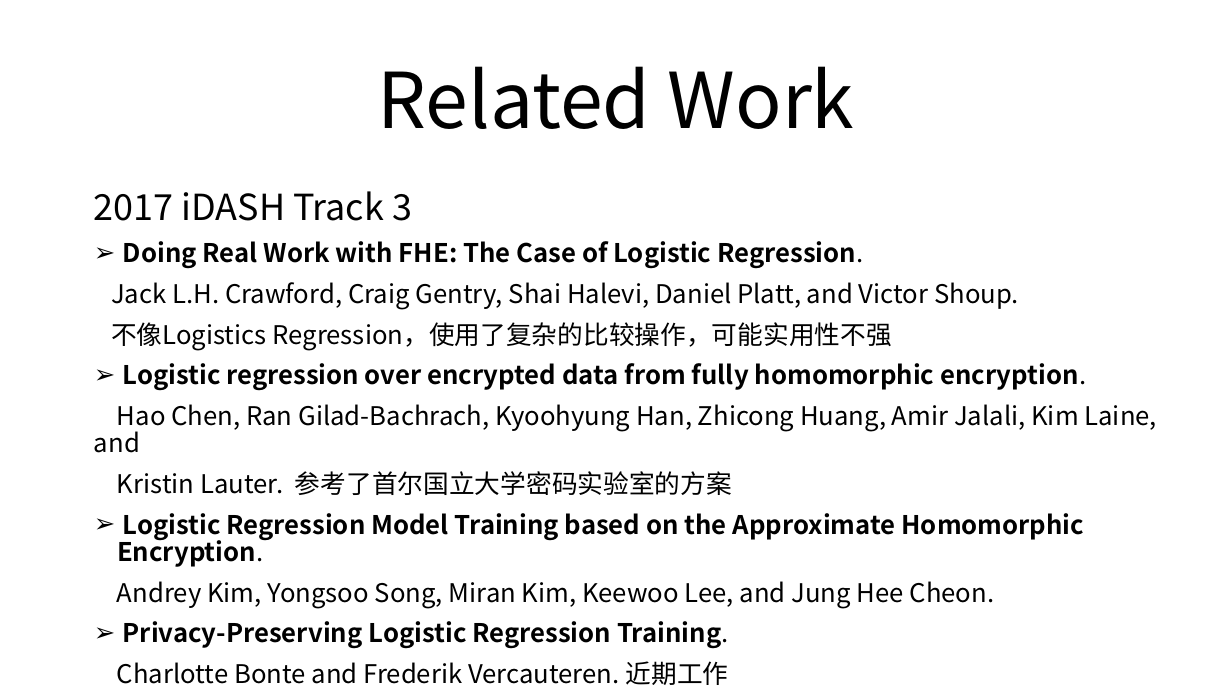
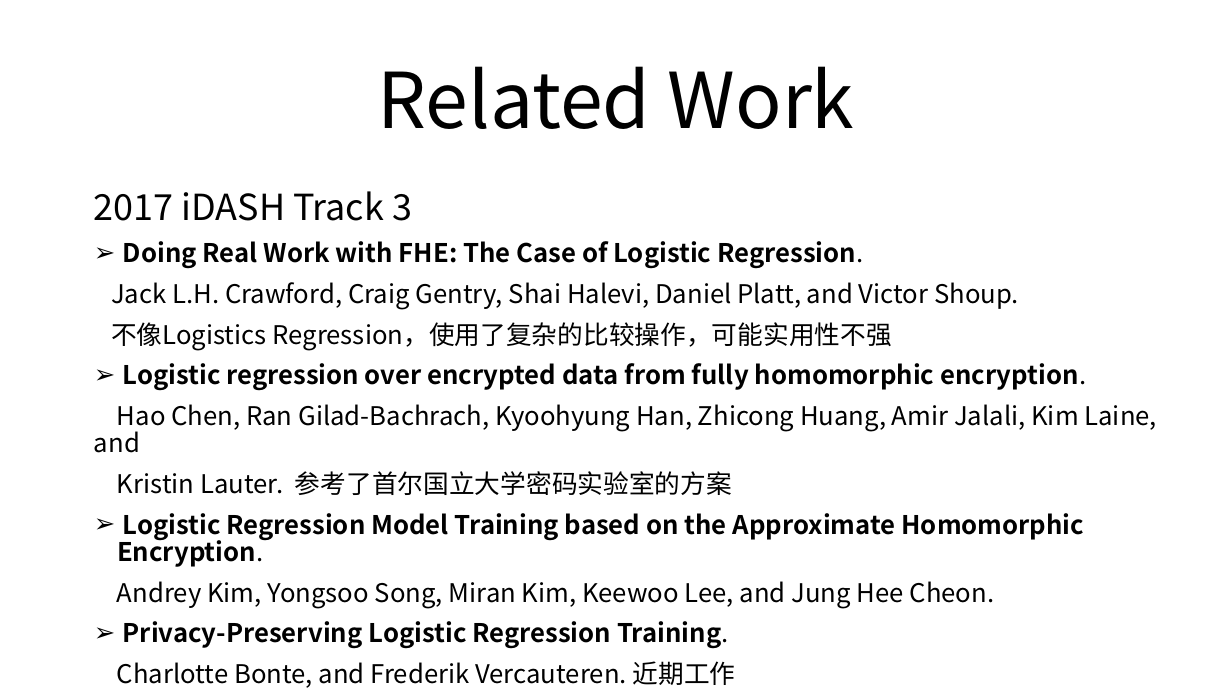
Before and after one commit to HandSonic/REPORTS, a slide deck: slide 8 of NK/20190314 [Paper] Kim, Andrey. [2018] Logistic Regression Model Training based on the Approximate Homomorphic Encryption.pptx. Drawn at 1232x693 pixels with LibreOffice and Linux fonts; fonts in the diff are those of the drawing; background and template pictures are left out. Boxes give left, top, right and bottom in pixels: in the first picture for what was removed or moved away, otherwise in the second. Text is boxed around its words. In the diff, an @@ line names an element or a change of style, - is before the commit and + after.

```diff
--- a/NK/20190314 [Paper] Kim, Andrey. [2018] Logistic Regression Model Training based on the Approximate Homomorphic Encryption.pptx
+++ b/NK/20190314 [Paper] Kim, Andrey. [2018] Logistic Regression Model Training based on the Approximate Homomorphic Encryption.pptx
@@ text at box(117, 661, 736, 688): text changed @@
-Charlotte Bonte and Frederik Vercauteren. 近期工作
+Charlotte Bonte, and Frederik Vercauteren. 近期工作
```
Also in this commit, not shown: 1 other slide changed, 22 slides added.
